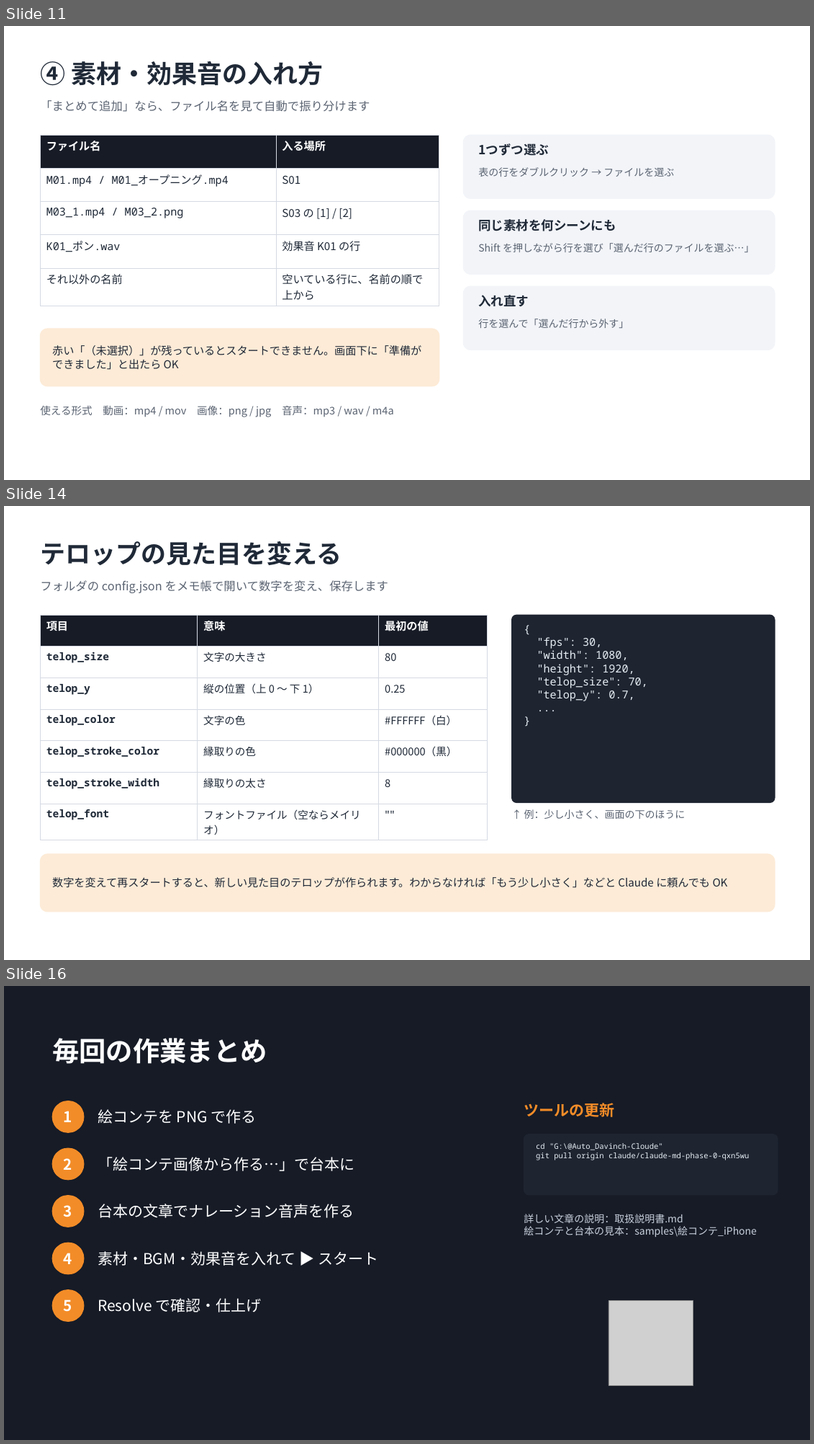
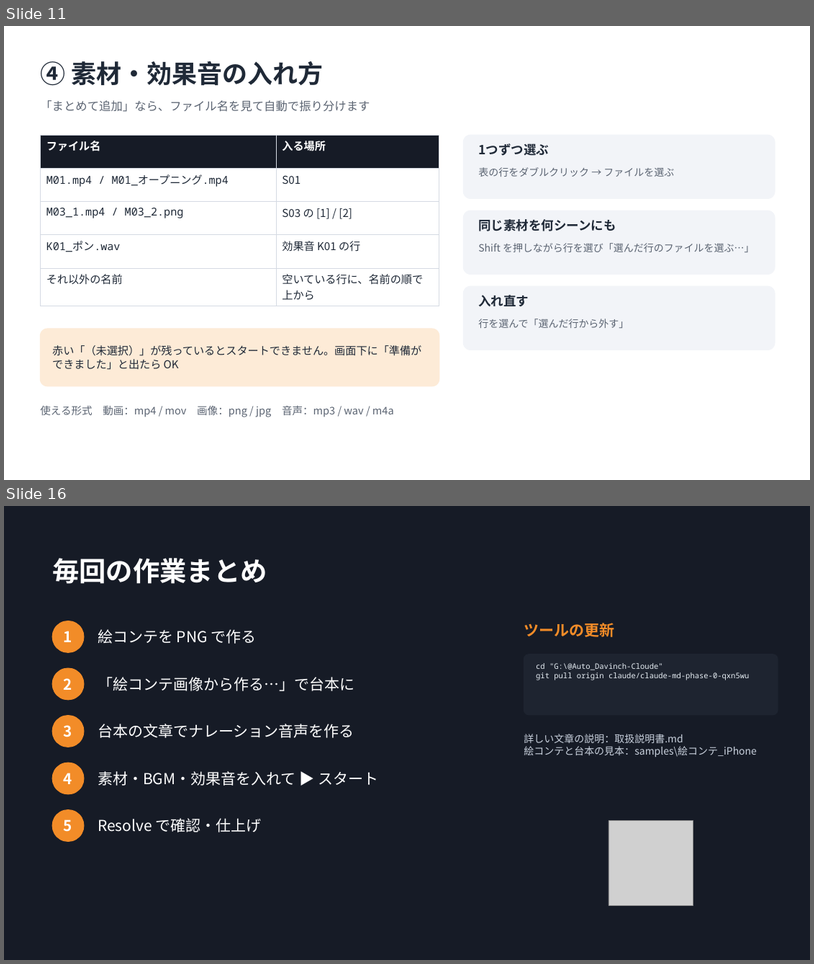
Before and after one commit to uru4848553-hub/my-first-project, a slide deck: 取扱説明書.pptx. Shown one above the other, each under a label of ours: slides 11, 14 and 16 before the commit, slides 11 and 16 after it; the slides between them are not shown. The pictures are 814x1444 and 814x964 pixels, drawn with LibreOffice and Linux fonts; fonts in the diff are those of the drawing; grey boxes stand for pictures. Boxes give left, top, right and bottom in pixels: in the first picture for what was removed or moved away, otherwise in the second. Text is boxed around its words. In the diff, an @@ line names an element or a change of style, - is before the commit and + after.

```diff
--- a/取扱説明書.pptx
+++ b/取扱説明書.pptx
@@ slide 14 removed at box(4, 506, 810, 960), background #FFFFFF @@
@@ text removed at box(40, 541, 342, 565) @@
-テロップの見た目を変える
@@ text removed at box(40, 580, 388, 593) @@
-フォルダの config.json をメモ帳で開いて数字を変え、保存します
@@ table removed at box(40, 615, 488, 837), 7 rows, 3 columns @@
-項目 | 意味 | 最初の値
-telop_size | 文字の大きさ | 80
-telop_y | 縦の位置（上 0 〜 下 1） | 0.25
-telop_color | 文字の色 | #FFFFFF（白）
-telop_stroke_color | 縁取りの色 | #000000（黒）
-telop_stroke_width | 縁取りの太さ | 8
-telop_font | フォントファイル（空ならメイリオ） | ""
@@ rounded rectangle removed at box(512, 615, 775, 803) @@
@@ text removed at box(538, 637, 648, 701) @@
-{
-"fps": 30,
-"width": 1080,
-"height": 1920,
-"telop_size": 70,
-"telop_y": 0.7,
-...
-}
@@ text removed at box(525, 809, 686, 818) @@
-↑ 例：少し小さく、画面の下のほうに
@@ rounded rectangle removed at box(40, 854, 775, 911) @@
@@ text removed at box(52, 877, 728, 888) @@
-数字を変えて再スタートすると、新しい見た目のテロップが作られます。わからなければ「もう少し小さく」などと Claude に頼んでも OK
```
Also in this commit, not shown: 4 slides changed, 1 slide added, 14 other files.
